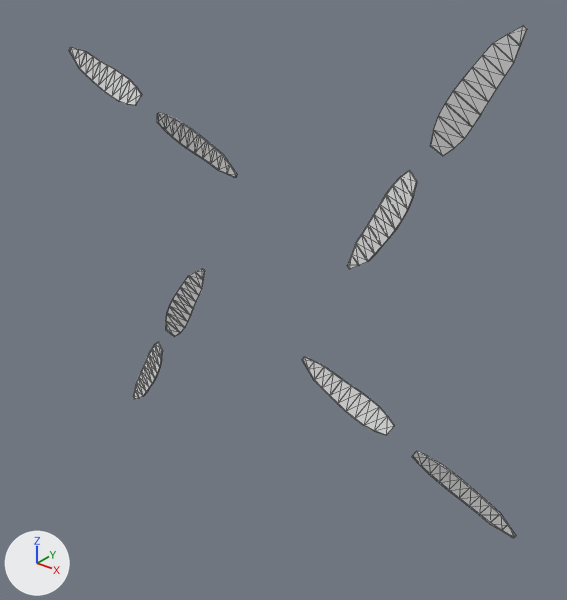
The OBJ model assets/meshes/drones/mini5pro/mini5pro__prop.obj, before and after one commit.
One viewpoint serves both versions: a camera (50 mm lens) standing at (0.271, -0.349, 0.185) and looking at (0.015, -0.029, -0.013). Lighting does not change. The marker at lower left points along +X, +Y and +Z. The older version comes first. Mesh edges are drawn as thin lines. Where no turn or scale is listed for an object, it has been applied to the vertices.

The first picture shows 'mini5pro__prop'.
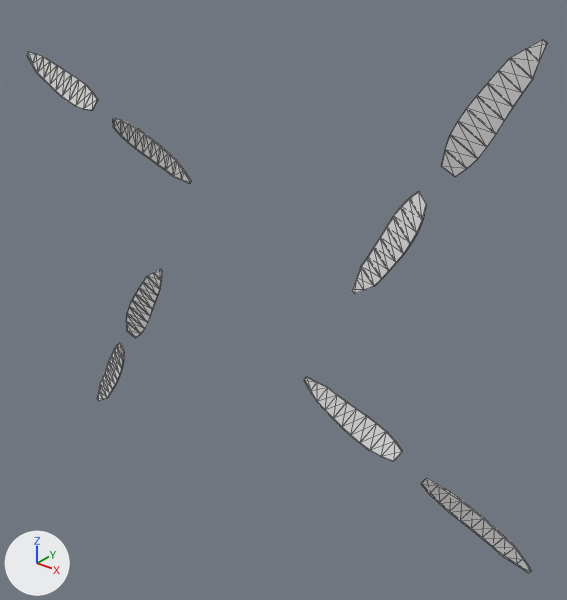
The change in detail:
me_mini5pro__prop is used by ob_mini5pro__prop; location (0.0, 0.0, 0.0).
me_mini5pro__prop had 352 vertices, 672 faces and spanned x -0.167..0.167, y -0.025..-0.02, z -0.146..0.146.
me_mini5pro__prop now has 352 vertices, 672 faces and spans x -0.184..0.184, y -0.046..-0.041, z -0.144..0.144.
me_mini5pro__prop part 1: the loose piece of 44 vertices spanning x 0.098..0.137, y -0.025..-0.02, z 0.085..0.146 is moved by (0.017, -0.02, -0.002).
me_mini5pro__prop part 2: the loose piece of 44 vertices spanning x 0.054..0.093, y -0.025..-0.02, z 0.015..0.075 is moved by (0.017, -0.02, -0.002).
me_mini5pro__prop part 3: the loose piece of 44 vertices spanning x -0.167..-0.102, y -0.025..-0.02, z 0.081..0.11 is moved by (-0.017, -0.02, -0.002).
me_mini5pro__prop part 4: the loose piece of 44 vertices spanning x -0.089..-0.025, y -0.025..-0.02, z 0.05..0.079 is moved by (-0.017, -0.02, -0.002).
me_mini5pro__prop part 5: the loose piece of 44 vertices spanning x -0.137..-0.098, y -0.025..-0.02, z -0.146..-0.085 is moved by (-0.017, -0.02, 0.002).
me_mini5pro__prop part 6: the loose piece of 44 vertices spanning x -0.093..-0.054, y -0.025..-0.02, z -0.075..-0.015 is moved by (-0.017, -0.02, 0.002).
me_mini5pro__prop part 7: the loose piece of 44 vertices spanning x 0.102..0.167, y -0.025..-0.02, z -0.11..-0.081 is moved by (0.017, -0.02, 0.002).
me_mini5pro__prop part 8: the loose piece of 44 vertices spanning x 0.025..0.089, y -0.025..-0.02, z -0.079..-0.05 is moved by (0.017, -0.02, 0.002).

Pixel boxes [x1, y1, x2, y2] of what changed, in the pictures (567 x 600 px; the box of a moved part takes in the faces that stretch with it):
'mini5pro__prop', reshaped (14% wider)
    before: [69, 25, 527, 538]
    after: [27, 39, 547, 573]
part 1 of me_mini5pro__prop, moved or reshaped
    before: [430, 25, 527, 156]
    after: [441, 39, 547, 177]
part 2 of me_mini5pro__prop, moved or reshaped
    before: [347, 170, 418, 269]
    after: [352, 191, 427, 294]
part 3 of me_mini5pro__prop, moved or reshaped
    before: [69, 47, 142, 105]
    after: [27, 52, 98, 111]
part 4 of me_mini5pro__prop, moved or reshaped
    before: [157, 113, 237, 178]
    after: [113, 118, 191, 184]
part 5 of me_mini5pro__prop, moved or reshaped
    before: [133, 342, 163, 399]
    after: [97, 343, 125, 401]
part 6 of me_mini5pro__prop, moved or reshaped
    before: [166, 268, 205, 337]
    after: [126, 269, 163, 338]
part 7 of me_mini5pro__prop, moved or reshaped
    before: [412, 451, 516, 538]
    after: [421, 479, 532, 573]
part 8 of me_mini5pro__prop, moved or reshaped
    before: [302, 357, 395, 435]
    after: [304, 377, 403, 461]
